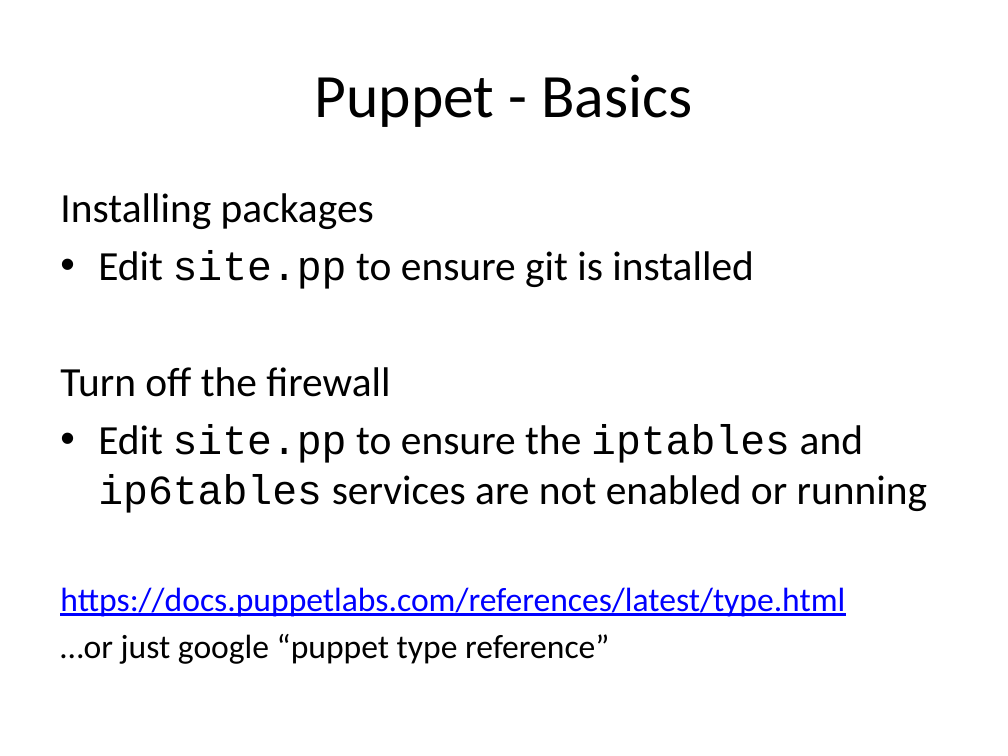
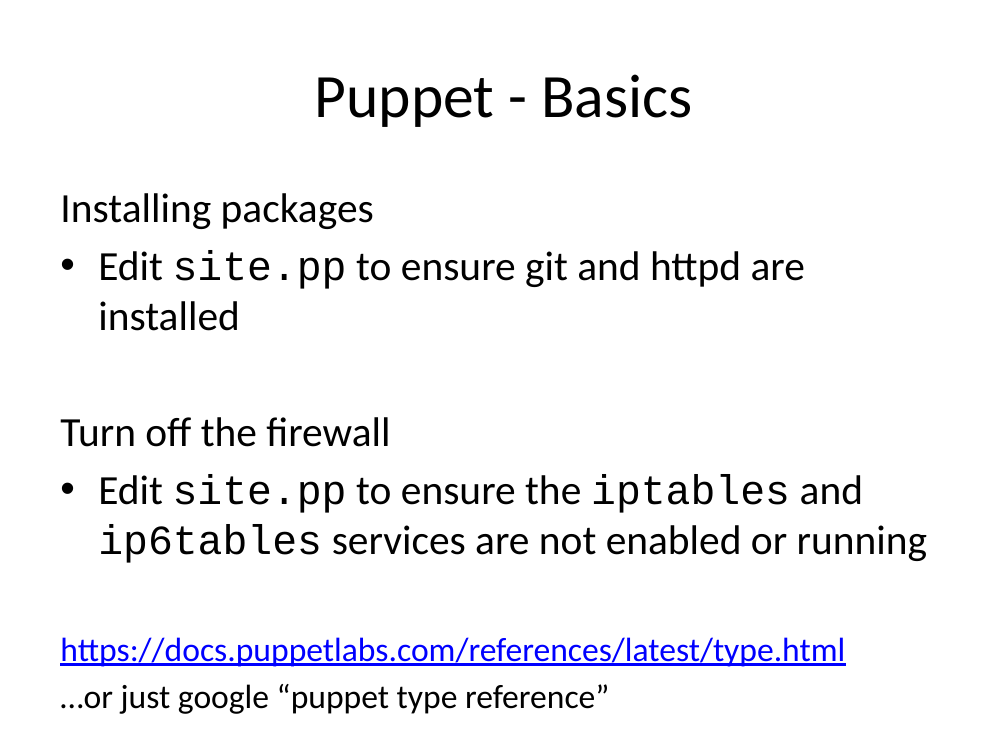
Before and after one commit to andeemarks/xconf-sydney-2014-workshops, a slide deck: slide 9 of 01-provision/xconf-sydney-2014-provision.pptx. Drawn at 1008x756 pixels with LibreOffice and Linux fonts; fonts in the diff are those of the drawing. Boxes give left, top, right and bottom in pixels: in the first picture for what was removed or moved away, otherwise in the second. Text is boxed around its words. In the diff, an @@ line names an element or a change of style, - is before the commit and + after.

Commit message:
Provision: Added puppet classes golang::devel, gocd::agent, ruby::v2 (incomplete).
Also changed the machine names and role names.

```diff
--- a/01-provision/xconf-sydney-2014-provision.pptx
+++ b/01-provision/xconf-sydney-2014-provision.pptx
@@ text at bbox=[98, 250, 805, 331]: text changed @@
-• Edit site.pp to ensure git is installed
+• Edit site.pp to ensure git and httpd are installed
```
Also in this commit, not shown: 1 slide added, 13 other files.
